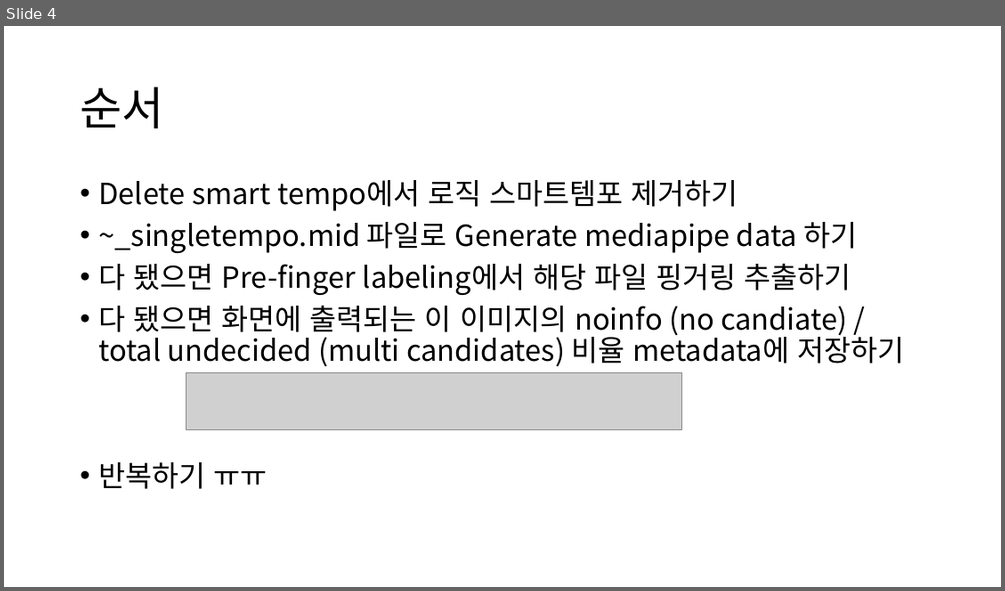
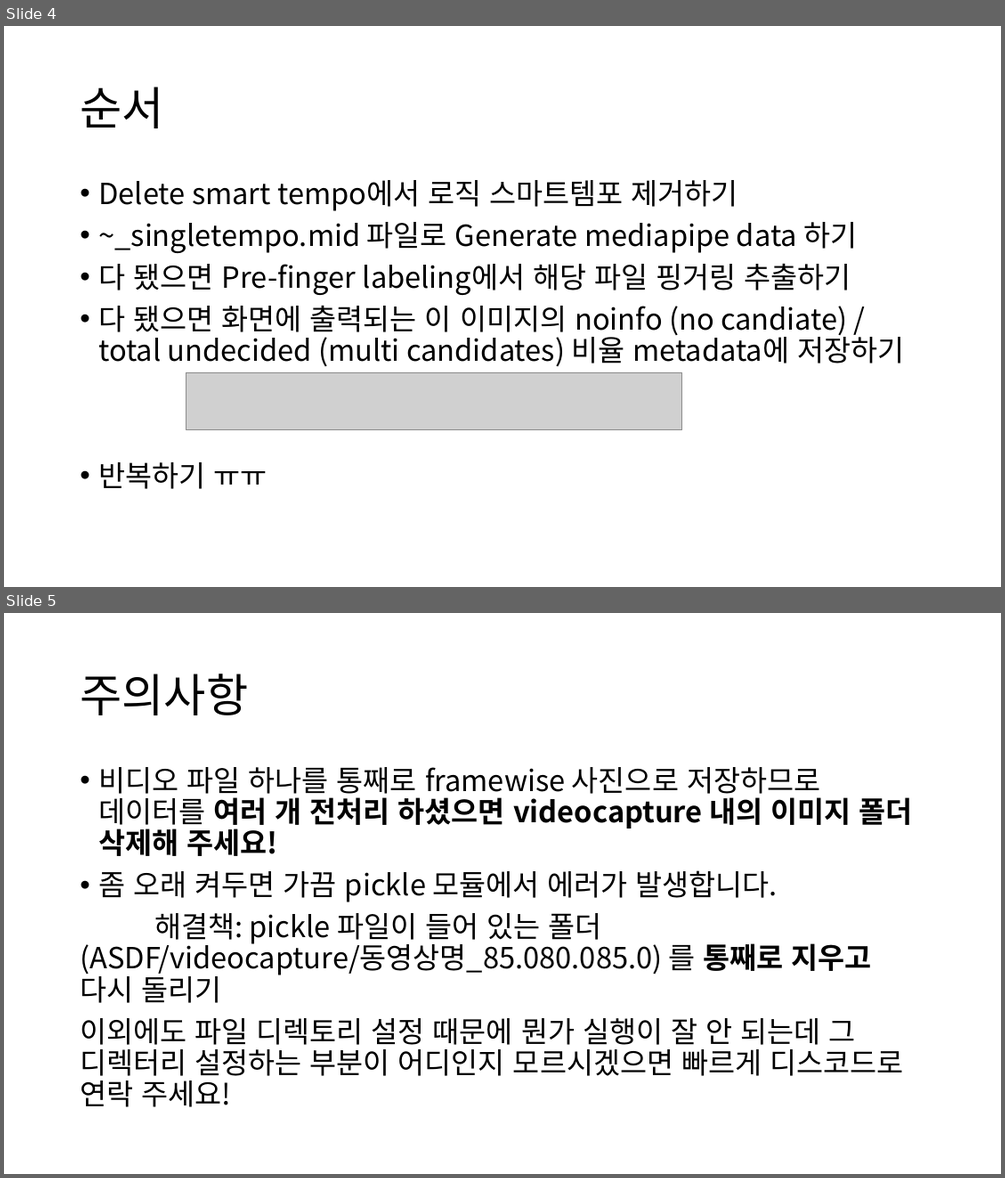
Before and after one commit to yonghyunk1m/PianoVAM-Code, a slide deck: Fingering detection code tutorial.pptx. Shown one above the other, each under a label of ours: slide 4 before the commit, slides 4 and 5 after it. The pictures are 1005x591 and 1005x1178 pixels, drawn with LibreOffice and Linux fonts; fonts in the diff are those of the drawing; grey boxes stand for pictures. Boxes give left, top, right and bottom in pixels: in the first picture for what was removed or moved away, otherwise in the second. Text is boxed around its words. In the diff, an @@ line names an element or a change of style, - is before the commit and + after.

```diff
--- a/Fingering detection code tutorial.pptx
+++ b/Fingering detection code tutorial.pptx
@@ slide 5 added at (x1=4, y1=613, x2=1001, y2=1174), background #FFFFFF @@
@@ title added at (x1=80, y1=674, x2=248, y2=715), 44 pt, text #000000 @@
+주의사항
@@ text added at (x1=80, y1=767, x2=912, y2=1107), 28 pt, text #000000 @@
+• 비디오 파일 하나를 통째로 framewise 사진으로 저장하므로 데이터를 여러 개 전처리 하셨으면 videocapture 내의 이미지 폴더 삭제해 주세요!
+• 좀 오래 켜두면 가끔 pickle 모듈에서 에러가 발생합니다.
+해결책: pickle 파일이 들어 있는 폴더 (ASDF/videocapture/동영상명_85.080.085.0) 를 통째로 지우고 다시 돌리기
+이외에도 파일 디렉토리 설정 때문에 뭔가 실행이 잘 안 되는데 그 디렉터리 설정하는 부분이 어디인지 모르시겠으면 빠르게 디스코드로 연락 주세요!
```
Also in this commit, not shown: 1 slide changed.
